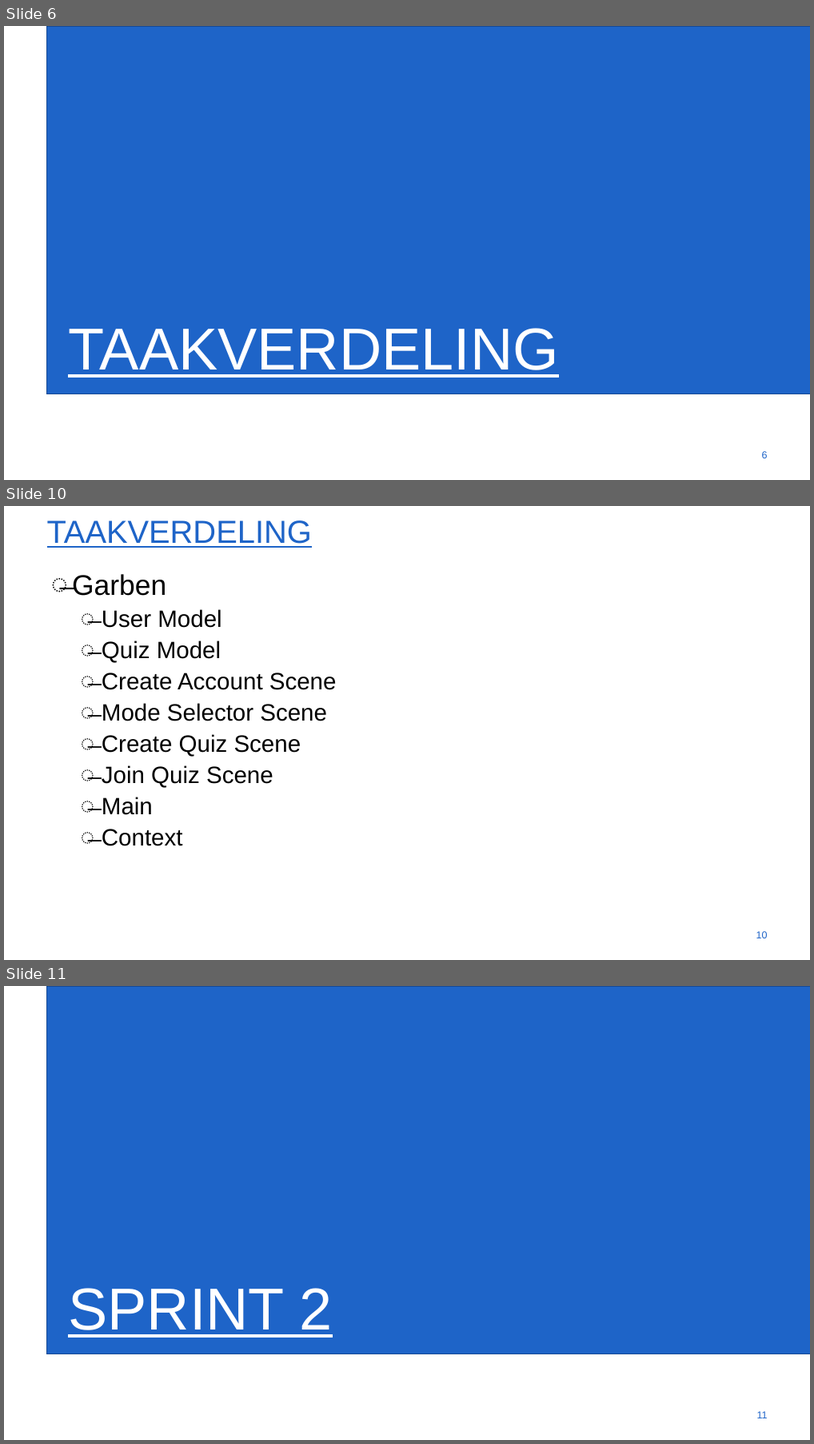
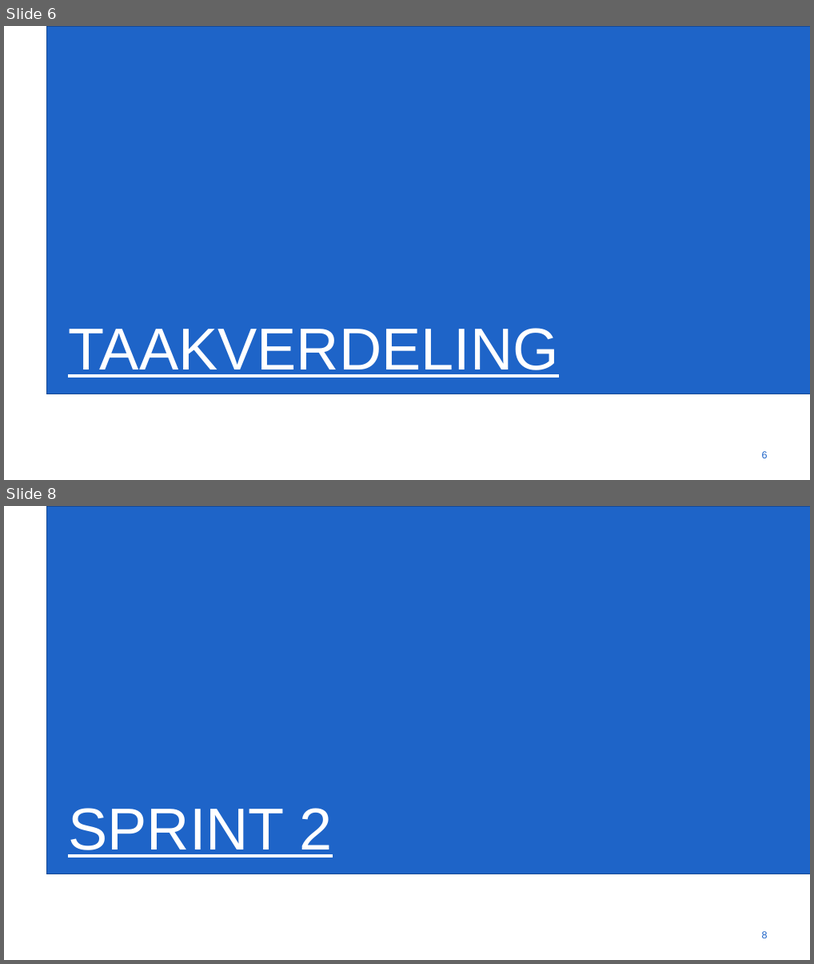
Before and after one commit to gartangh/Software-Development-Project, a slide deck: Sprint_1.pptx. Shown one above the other, each under a label of ours: slides 6, 10 and 11 before the commit, slides 6 and 8 after it; the slides between them are not shown. The pictures are 814x1444 and 814x964 pixels, drawn with LibreOffice and Linux fonts; fonts in the diff are those of the drawing; background and template pictures are left out. Boxes give left, top, right and bottom in pixels: in the first picture for what was removed or moved away, otherwise in the second. Text is boxed around its words. In the diff, an @@ line names an element or a change of style, - is before the commit and + after.

```diff
--- a/Sprint_1.pptx
+++ b/Sprint_1.pptx
@@ slide 10 removed at (4,506,810,960), background #FFFFFF @@
@@ title removed at (47,520,312,548) @@
-TAAKVERDELING
@@ text removed at (72,574,337,846) @@
-̶ Garben
-  ̶ User Model
-  ̶ Quiz Model
-  ̶ Create Account Scene
-  ̶ Mode Selector Scene
-  ̶ Create Quiz Scene
-  ̶ Join Quiz Scene
-  ̶ Main
-  ̶ Context
@@ page number removed at (757,931,768,938) @@
-10
@@ what was slide 11 is now slide 8 @@
@@ page number at (762,931,768,938): text changed @@
-11
+8
```
Also in this commit, not shown: 3 slides changed, 2 other slides removed.
